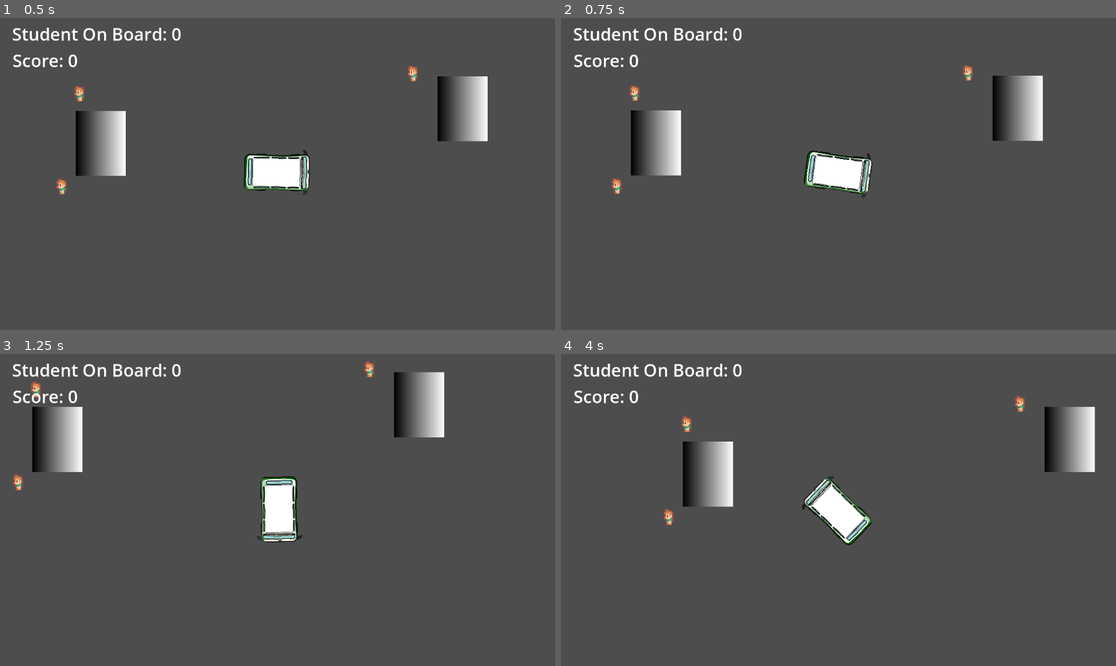
Above: before the commit, frames 1-4 (two rows, left to right).
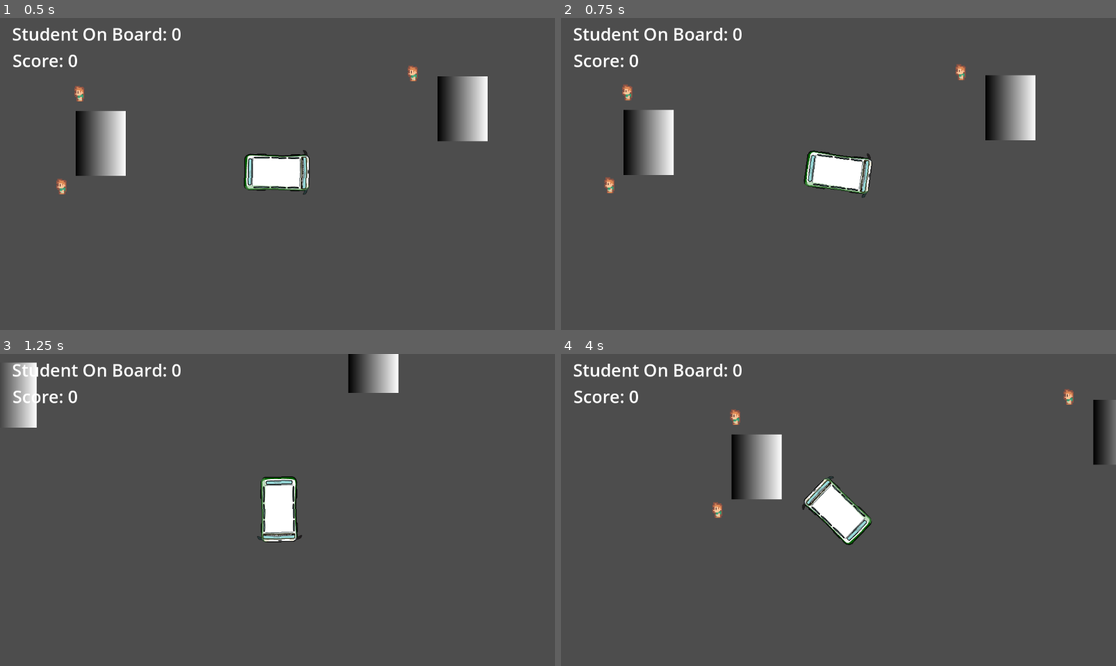
Above: after the commit, the same moments.

Repository: ParanyuLion/ArtyCoding
Game: Godot game, scene res://scene/main.tscn
Two runs of this game, one before a commit and one after it. Both use one fixed random seed, a clock stepped at 60 frames per second and the inputs below.
Inputs:
- Up to frame 1 (0.5 s): no input
- Up to frame 2 (0.75 s): tap Enter at 0.5 s; hold D (right) from 0.53 s (still down); hold W (foward) from 0.53 s (still down)
- Up to frame 3 (1.25 s): keep holding D (right); keep holding W (foward)
- Up to frame 4 (4 s): release D (right) at 1.28 s; release W (foward) at 1.28 s; hold S (backward) 1.28-2.03 s; tap W (foward) at 1.35, 2.85 s; tap Space at 2 s; hold W (foward) 2.03-2.78 s; hold D (right) 2.03-3.53 s; hold A (left) from 3.53 s (still down); hold W (foward) from 3.53 s (still down)

Frame 1 is identical in both runs. In frame 2, 4.7% of the frame differs, in the area x 7-87%, y 14-57%; in frame 3, 5.1%; in frame 4, 5.5%, in the area x 18-100%, y 11-55%.

Commit message:
debug minor bug and try exit bus animation but not work

Diff:
--- a/project.godot
+++ b/project.godot
@@ -12,7 +12,7 @@
 
 config/name="Hackathon"
 run/main_scene="res://scene/main.tscn"
-config/features=PackedStringArray("4.2", "Forward Plus")
+config/features=PackedStringArray("4.4", "Forward Plus")
 config/icon="res://icon.svg"
 
 [autoload]
@@ -23,22 +23,22 @@
 
 left={
 "deadzone": 0.5,
-"events": [Object(InputEventKey,"resource_local_to_scene":fa …(171 unchanged characters)… keycode":65,"key_label":0,"unicode":97,"echo":false,"script":null)
+"events": [Object(InputEventKey,"resource_local_to_scene":fa …(171 unchanged characters)… keycode":65,"key_label":0,"unicode":97,"location":0,"echo":false,"script":null)
 ]
 }
 right={
 "deadzone": 0.5,
-"events": [Object(InputEventKey,"resource_local_to_scene":fa …(172 unchanged characters)… eycode":68,"key_label":0,"unicode":100,"echo":false,"script":null)
+"events": [Object(InputEventKey,"resource_local_to_scene":fa …(172 unchanged characters)… eycode":68,"key_label":0,"unicode":100,"location":0,"echo":false,"script":null)
 ]
 }
 foward={
 "deadzone": 0.5,
-"events": [Object(InputEventKey,"resource_local_to_scene":fa …(172 unchanged characters)… eycode":87,"key_label":0,"unicode":119,"echo":false,"script":null)
+"events": [Object(InputEventKey,"resource_local_to_scene":fa …(172 unchanged characters)… eycode":87,"key_label":0,"unicode":119,"location":0,"echo":false,"script":null)
 ]
 }
 backward={
 "deadzone": 0.5,
-"events": [Object(InputEventKey,"resource_local_to_scene":fa …(172 unchanged characters)… eycode":83,"key_label":0,"unicode":115,"echo":false,"script":null)
+"events": [Object(InputEventKey,"resource_local_to_scene":fa …(172 unchanged characters)… eycode":83,"key_label":0,"unicode":115,"location":0,"echo":false,"script":null)
 ]
 }
 
--- /dev/null
+++ b/scene/main.gd
@@ -0,0 +1,6 @@
+extends Node2D
+
+
+func _ready():
+	for child in get_node("main").get_children():
+		print("Child node:", child.name)
--- a/scene/main.tscn
+++ b/scene/main.tscn
@@ -3,18 +3,18 @@
 [ext_resource type="PackedScene" uid="uid://jwjexrebxgsw" path="res://scene/dek_ku.tscn" id="1_0xm2m"]
 [ext_resource type="PackedScene" uid="uid://dlwkcu0hcr8ys" path="res://scene/Player.tscn" id="2_h2yge"]
 [ext_resource type="PackedScene" uid="uid://31ukv85kfc0y" path="res://scene/bus_stop.tscn" id="3_lk8hp"]
-[ext_resource type="Script" path="res://scripts/student.gd" id="4_tfwx3"]
+[ext_resource type="Script" uid="uid://qgaooenkd7he" path="res://scripts/student.gd" id="4_tfwx3"]
 [ext_resource type="PackedScene" uid="uid://b54jve7oekjor" path="res://scene/ui.tscn" id="5_friyx"]
 
 [node name="main" type="Node2D"]
 
-[node name="Bus_stop" parent="." instance=ExtResource("3_lk8hp")]
+[node name="Bus_stop1" parent="." instance=ExtResource("3_lk8hp")]
 position = Vector2(213, 267)
 
 [node name="Bus_stop2" parent="." instance=ExtResource("3_lk8hp")]
 position = Vector2(964, 195)
 
-[node name="DekKu" parent="." instance=ExtResource("1_0xm2m")]
+[node name="DekKu1" parent="." instance=ExtResource("1_0xm2m")]
 position = Vector2(160, 171)
 
 [node name="DekKu2" parent="." instance=ExtResource("1_0xm2m")]
--- a/scripts/Player.gd
+++ b/scripts/Player.gd
@@ -1,4 +1,5 @@
 extends CharacterBody2D
+
 var friction = -0.9
 var drag = -0.0015
 var wheel_base = 70  # Distance from front to rear wheel
@@ -19,11 +20,30 @@
 	print("🚌 มีนักเรียนขึ้นรถแล้ว: ", Global.student_on_bus)
 
 func leaving_student():
+	var leave_num = randi_range(0, Global.student_on_bus)
 	if Global.student_on_bus >= 1:
-		var leave_num = randi_range(0, Global.student_on_bus)
 		Global.student_on_bus -= leave_num
 		Global.score += leave_num
 	print("XXXXXXXX มีนักเรียนลงรถแล้ว: ", Global.student_on_bus)
+
+	for i in range(3):
+		var node_path = "main/DekKu" + str(i+1)
+
+		if has_node(node_path):
+			var dekku = get_node(node_path)
+			dekku.visible = true
+			dekku.modulate.a = 1
+
+			# Ensure each Dekku object has an AnimationPlayer
+			var anim_player = dekku.get_node("AnimationPlayer")
+			if anim_player:
+				anim_player.play("fade_in")
+			else:
+				print("AnimationPlayer not found in", node_path)
+		else:
+			print("Node not found:", node_path)
+
+	return leave_num
 
 func get_input():
 	var turn = 0
@@ -32,10 +52,12 @@
 	if Input.is_action_pressed("left"):
 		turn -= 1
 	steer_angle = turn * steering_angle
+
 	if Input.is_action_pressed("foward"):
 		acceleration = transform.x * engine_power
 	if Input.is_action_pressed("backward"):
 		acceleration = transform.x * braking
+
 func calculate_steering(delta):
 	var rear_wheel = position - transform.x * wheel_base / 2.0
 	var front_wheel = position + transform.x * wheel_base / 2.0
@@ -43,14 +65,17 @@
 	front_wheel += velocity.rotated(steer_angle) * delta
 	var new_heading = (front_wheel - rear_wheel).normalized()
 	var traction = traction_slow
+
 	if velocity.length() > slip_speed:
 		traction = traction_fast
+
 	var d = new_heading.dot(velocity.normalized())
 	if d > 0:
 		velocity = velocity.lerp(new_heading * velocity.length(), traction)
 
 	if d < 0:
 		velocity = -new_heading * min(velocity.length(), max_speed_reverse)
+
 	rotation = new_heading.angle()
 
 func _physics_process(delta):
@@ -59,14 +84,17 @@
 	apply_friction()
 	calculate_steering(delta)
 	velocity += acceleration * delta
-	move_and_slide
+	move_and_slide()
 
 func apply_friction():
 	if velocity.length() < 5:
 		velocity = Vector2.ZERO
+
 	var friction_force = velocity * friction
 	var drag_force = velocity * velocity.length() * drag
+
 	if velocity.length() < 100:
 		friction_force *= 3
+
 	acceleration += drag_force + friction_force
 	move_and_slide()
--- a/scripts/bus_stop.gd
+++ b/scripts/bus_stop.gd
@@ -1,9 +1,10 @@
 extends Area2D
 
-signal bus_arrived  # ไม่ได้ใช้ในเวอร์ชันนี้ แต่ยังสามารถเอาไปเชื่อมเพิ่มได้
+signal bus_arrived
 
 @onready var talai_bus = get_node("/root/main/TalaiBus")
 @onready var child_area = $ChildDetectionArea  # ต้องมี Area2D ชื่อ ChildDetectionArea
+var leave_num
 
 func _ready():
 	connect("body_entered", self._on_body_entered)
@@ -11,7 +12,8 @@
 func _on_body_entered(body):
 	if body == talai_bus:
 		print("🚍 TalaiBus มาถึงป้าย ", name)
-		talai_bus.leaving_student()
+		leave_num = talai_bus.leaving_student()
+
 		var children = child_area.get_overlapping_bodies()
 		for child in children:
 			if child is CharacterBody2D and child.name.begins_with("Dek"):
--- a/scripts/student.gd
+++ b/scripts/student.gd
@@ -15,3 +15,7 @@
 		modulate.a = 0.0
 		is_active = false
 		visible = false
+	elif anim_name == "fade_in":
+		#is_active = true
+		visible = true
+		modulate.a = 1
Not shown: 1 places in scene/Player.tscn that only renumber resources
Not shown: 1 places in scene/bus_stop.tscn that only renumber resources
Not shown: 1 places in scene/dek_ku.tscn that only renumber resources
Not shown, added: scene/main.gd.uid
Not shown: 1 places in scene/ui.tscn that only renumber resources
Not shown, added: scripts/Global.gd.uid
Not shown, added: scripts/Score.gd.uid
Not shown, added: scripts/StudentOnBoard.gd.uid
Not shown, added: scripts/student.gd.uid
